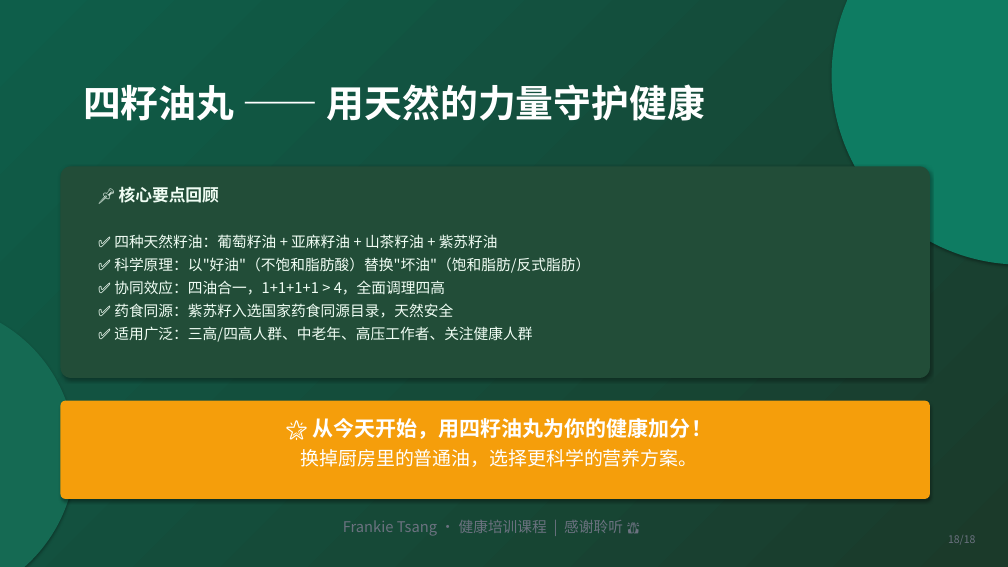
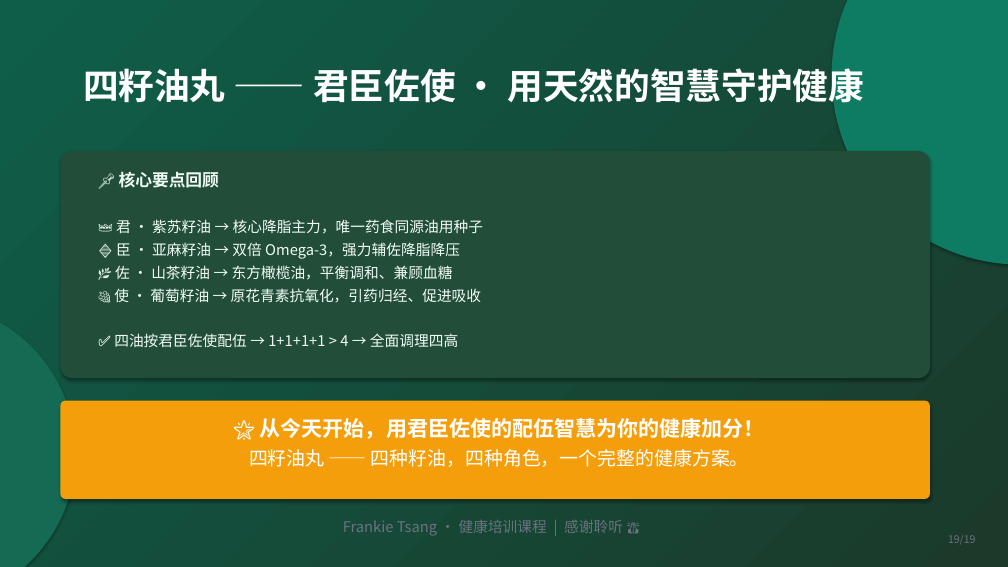
Before and after one commit to unclefrankie422/boyboy-manager, a slide deck: slide 19 of why-four-seed-oil.pptx (slide 18 before the commit). Drawn at 1008x567 pixels with LibreOffice and Linux fonts; fonts in the diff are those of the drawing. Boxes give left, top, right and bottom in pixels: in the first picture for what was removed or moved away, otherwise in the second. Text is boxed around its words. In the diff, an @@ line names an element or a change of style, - is before the commit and + after.

Commit message:
四籽油丸PPT v2：按君臣佐使配伍理论重新排列四种油顺序（君紫苏·臣亚麻·佐山茶·使葡萄），新增配伍理论专页，19页

```diff
--- a/why-four-seed-oil.pptx
+++ b/why-four-seed-oil.pptx
@@ text at [83,63,865,109]: text changed; size 36 to 34 pt @@
-四籽油丸 —— 用天然的力量守护健康
+四籽油丸 —— 君臣佐使 · 用天然的智慧守护健康
@@ rounded rectangle: place and size @@
-rounded rectangle at [60,166,930,378]
+rounded rectangle at [60,151,930,378]
@@ text "📌 核心要点回顾": place and size @@
-text "📌 核心要点回顾" at [114,186,591,342]
+text "📌 核心要点回顾" at [114,171,483,348]
@@ text at [114,219,483,348]: text changed @@
-✅ 四种天然籽油：葡萄籽油 + 亚麻籽油 + 山茶籽油 + 紫苏籽油
-✅ 科学原理：以"好油"（不饱和脂肪酸）替换"坏油"（饱和脂肪/反式脂肪）
-✅ 协同效应：四油合一，1+1+1+1 > 4，全面调理四高
-✅ 药食同源：紫苏籽入选国家药食同源目录，天然安全
-✅ 适用广泛：三高/四高人群、中老年、高压工作者、关注健康人群
+👑 君 · 紫苏籽油 → 核心降脂主力，唯一药食同源油用种子
+🔷 臣 · 亚麻籽油 → 双倍 Omega-3，强力辅佐降脂降压
+🌿 佐 · 山茶籽油 → 东方橄榄油，平衡调和、兼顾血糖
+🍇 使 · 葡萄籽油 → 原花青素抗氧化，引药归经、促进吸收
+✅ 四油按君臣佐使配伍 → 1+1+1+1 > 4 → 全面调理四高
@@ text at [249,418,765,467]: text changed @@
-🌟 从今天开始，用四籽油丸为你的健康加分！
-换掉厨房里的普通油，选择更科学的营养方案。
+🌟 从今天开始，用君臣佐使的配伍智慧为你的健康加分！
+四籽油丸 —— 四种籽油，四种角色，一个完整的健康方案。
```
Also in this commit, not shown: 16 other slides changed, 2 slides added, 1 slide removed, 1 other file.
